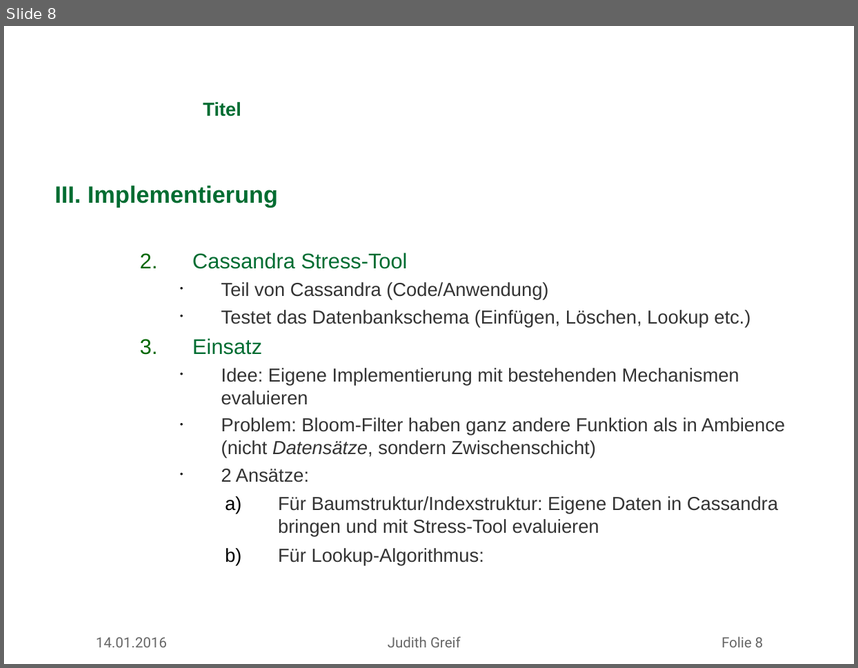
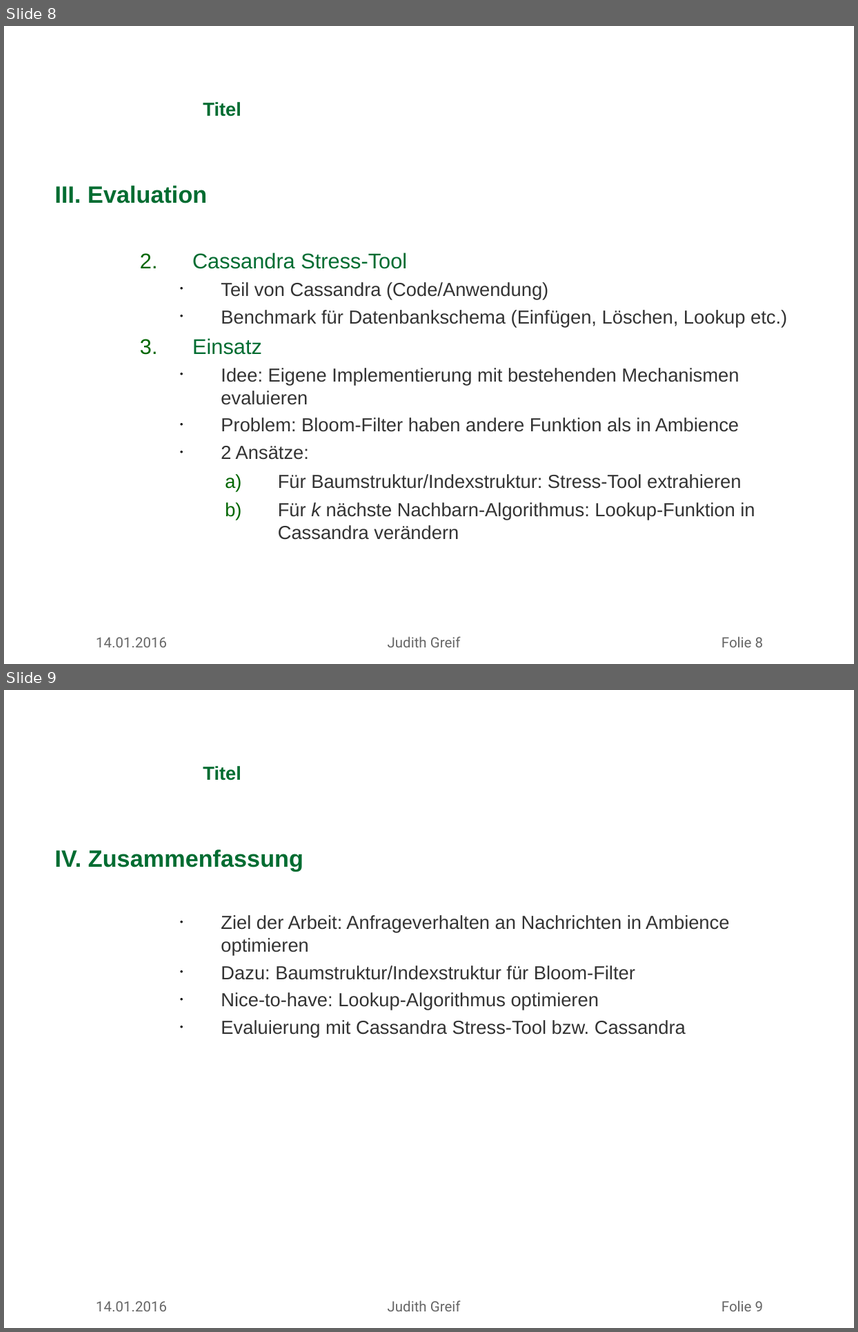
Before and after one commit to missgreenwood/masterarbeit, a slide deck: mdsg_latex_10062012/slides/antrittsvortrag_greif.ppt. Shown one above the other, each under a label of ours: slide 8 before the commit, slides 8 and 9 after it. The pictures are 858x668 and 858x1332 pixels, drawn with LibreOffice and Linux fonts; fonts in the diff are those of the drawing; background and template pictures are left out. Boxes give left, top, right and bottom in pixels: in the first picture for what was removed or moved away, otherwise in the second. Text is boxed around its words. In the diff, an @@ line names an element or a change of style, - is before the commit and + after.

Commit message:
Update presentation (cassandra, Bloom filters)

```diff
--- a/mdsg_latex_10062012/slides/antrittsvortrag_greif.ppt
+++ b/mdsg_latex_10062012/slides/antrittsvortrag_greif.ppt
@@ slide 9 added at [4, 690, 854, 1328], background picture (left out) @@
@@ title added at [203, 766, 241, 780], 16 pt, text #006C31, bold @@
+Titel
@@ text added at [55, 849, 729, 1038], 16 pt, text #333333 @@
+IV. Zusammenfassung
+    • Ziel der Arbeit: Anfrageverhalten an Nachrichten in Ambience optimieren
+    • Dazu: Baumstruktur/Indexstruktur für Bloom-Filter
+    • Nice-to-have: Lookup-Algorithmus optimieren
+    • Evaluierung mit Cassandra Stress-Tool bzw. Cassandra
@@ text added at [96, 1300, 764, 1311], 12 pt, text #666666 @@
+14.01.2016 Judith Greif Folie 9
@@ slide 8 changed as well @@
@@ text at [55, 185, 207, 203]: text changed @@
-III. Implementierung
+III. Evaluation
@@ text at [221, 282, 739, 459]: indent changed @@
@@ text at [221, 310, 787, 327]: text changed @@
-    • Testet das Datenbankschema (Einfügen, Löschen, Lookup etc.)
+    • Benchmark für Datenbankschema (Einfügen, Löschen, Lookup etc.)
@@ text at [221, 417, 739, 432]: text changed @@
-    • Problem: Bloom-Filter haben ganz andere Funktion als in Ambience (nicht Datensätze, sondern Zwischenschicht)
+    • Problem: Bloom-Filter haben andere Funktion als in Ambience
@@ text at [278, 474, 755, 539]: text changed @@
-a) Für Baumstruktur/Indexstruktur: Eigene Daten in Cassandra bringen und mit Stress-Tool evaluieren
-b) Für Lookup-Algorithmus:
+a) Für Baumstruktur/Indexstruktur: Stress-Tool extrahieren
+b) Für k nächste Nachbarn-Algorithmus: Lookup-Funktion in Cassandra verändern
```
Also in this commit, not shown: 5 other slides changed, 3 other files.
